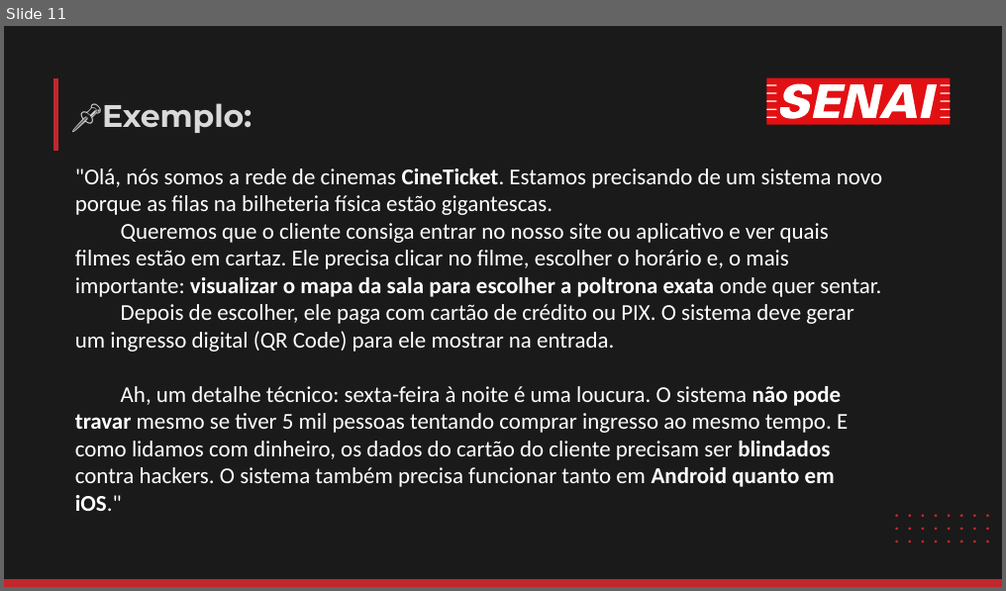
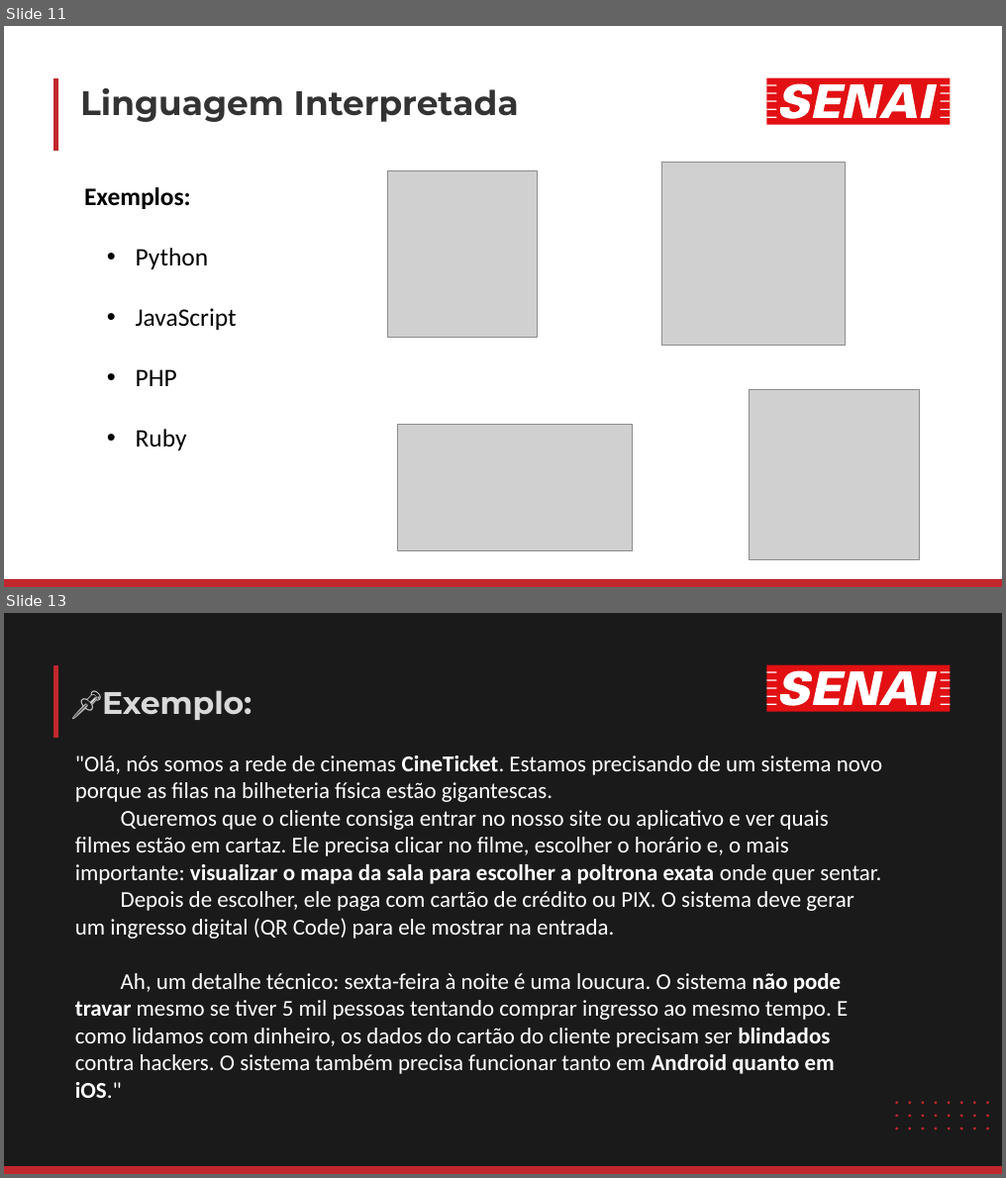
Before and after one commit to luisfernandospoljaric/senai2026, a slide deck: ds/seduc/1des/01-lopal/Aula02/LógicaAula2.pptx. Shown one above the other, each under a label of ours: slide 11 before the commit, slides 11 and 13 after it; the slides between them are not shown. The pictures are 1006x591 and 1006x1178 pixels, drawn with LibreOffice and Linux fonts; fonts in the diff are those of the drawing; grey boxes stand for pictures. Boxes give left, top, right and bottom in pixels: in the first picture for what was removed or moved away, otherwise in the second. Text is boxed around its words. In the diff, an @@ line names an element or a change of style, - is before the commit and + after.

```diff
--- a/ds/seduc/1des/01-lopal/Aula02/LógicaAula2.pptx
+++ b/ds/seduc/1des/01-lopal/Aula02/LógicaAula2.pptx
@@ slide 11 added at [4, 26, 1002, 587], background #FFFFFF @@
@@ freeform shape added at [56, 78, 56, 151], outline #C1272C 8.24 pt @@
@@ freeform shape added at [766, 78, 949, 125], fill #E21013 @@
@@ freeform shape added at [766, 84, 949, 119], fill #FFFFFF @@
@@ title added at [80, 88, 519, 122], 54 pt, text #333333, bold @@
+Linguagem Interpretada
@@ picture added at [388, 171, 538, 337] @@
@@ picture added at [661, 163, 845, 346] @@
@@ text added at [84, 187, 237, 451], 40 pt, text #000000 @@
+Exemplos:
+  • Python
+  • JavaScript
+  • PHP
+  • Ruby
@@ picture added at [749, 390, 920, 561] @@
@@ picture added at [397, 424, 632, 551] @@
@@ freeform shape added at [4, 579, 1002, 587], fill #C1272C @@
@@ what was slide 11 is now slide 13 @@
```
Also in this commit, not shown: 4 slides changed, 7 other slides added, 6 slides removed, 2 other files.
